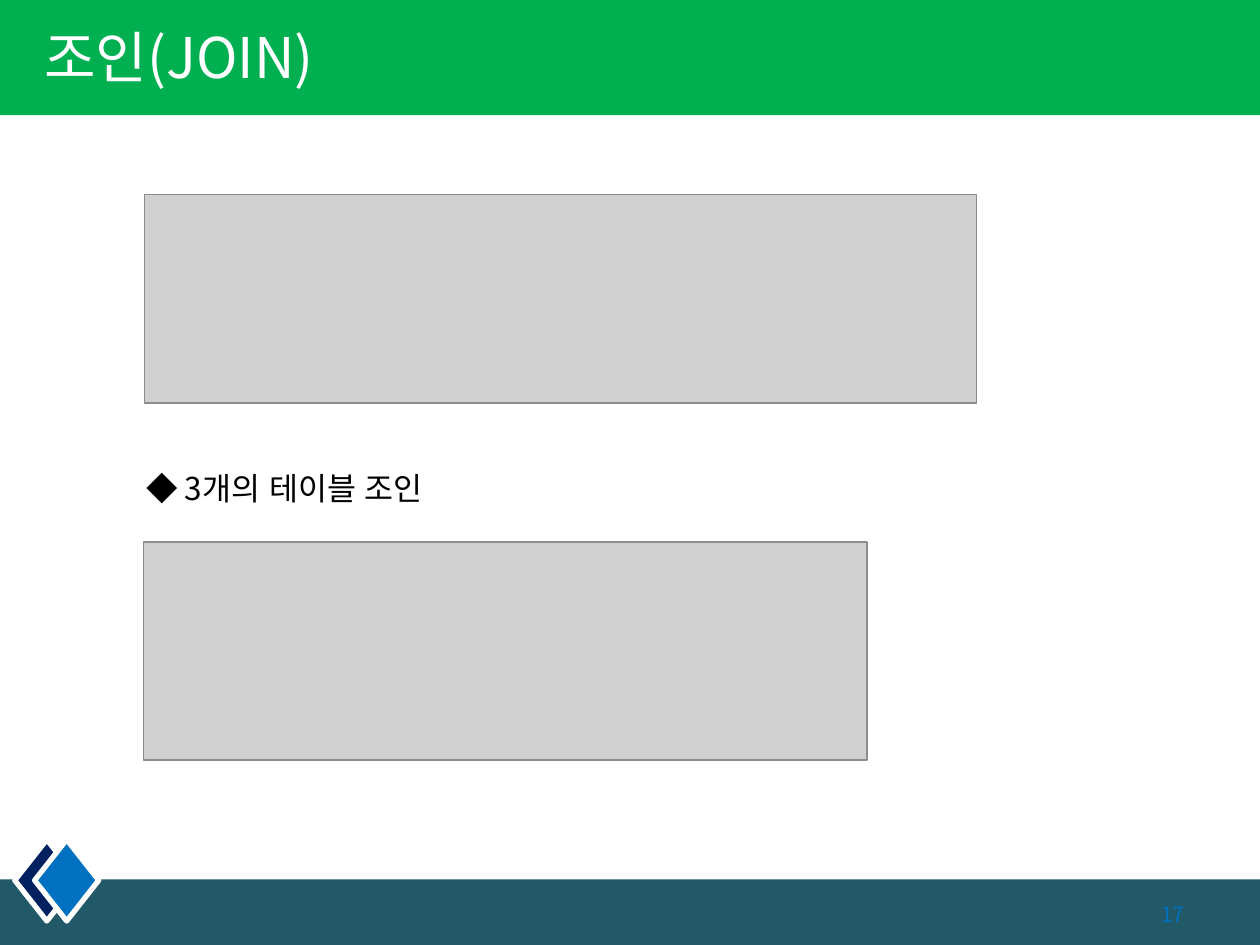
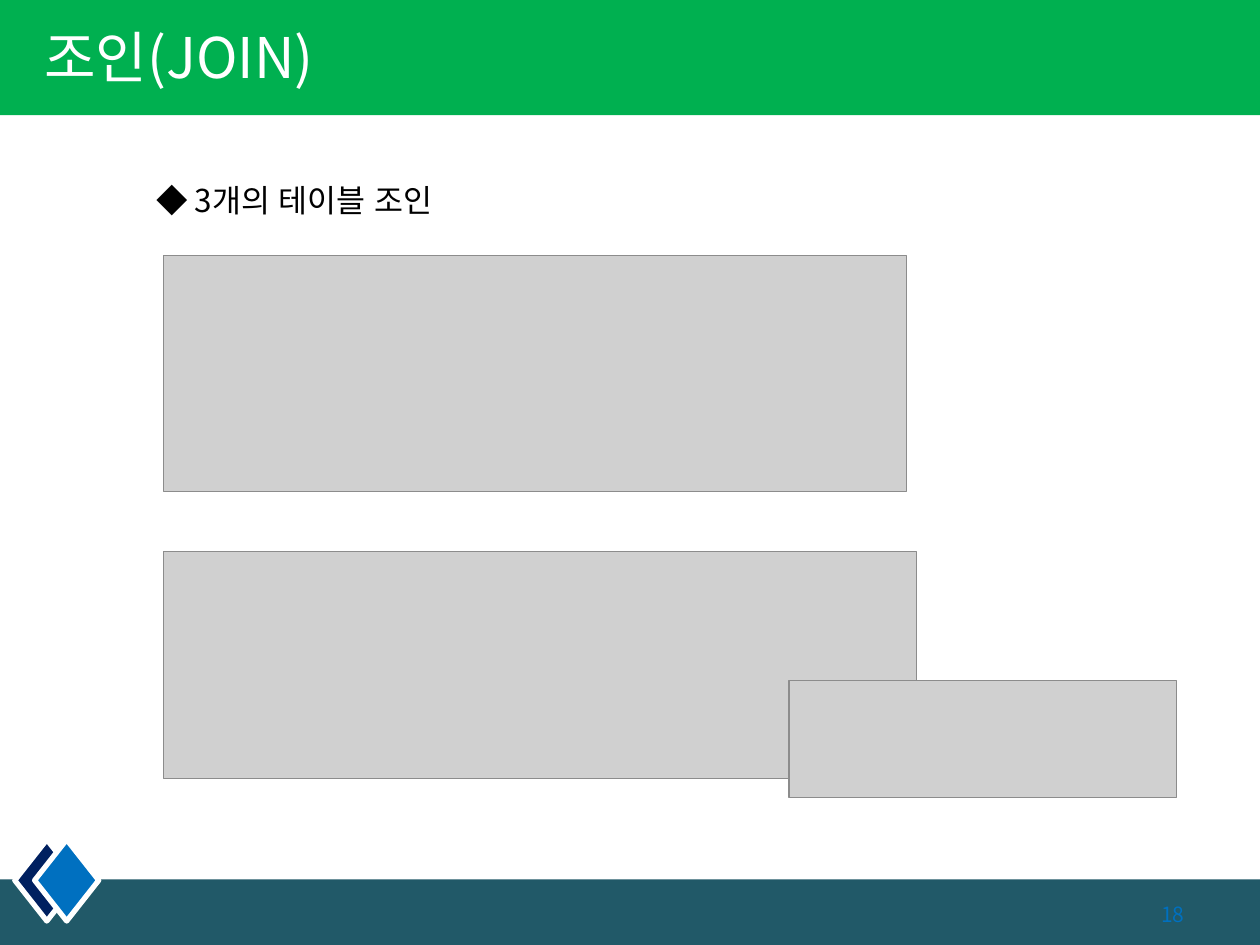
Before and after one commit to kiyongee2/green_project_web, a slide deck: slide 18 of db_ppt/4장. select_join.pptx (slide 17 before the commit). Drawn at 1260x945 pixels with LibreOffice and Linux fonts; fonts in the diff are those of the drawing; grey boxes stand for pictures. Boxes give left, top, right and bottom in pixels: in the first picture for what was removed or moved away, otherwise in the second. Text is boxed around its words. In the diff, an @@ line names an element or a change of style, - is before the commit and + after.

Commit message:
db ppt join

```diff
--- a/db_ppt/4장. select_join.pptx
+++ b/db_ppt/4장. select_join.pptx
@@ text "◆ 3개의 테이블 조인": place and size @@
-text "◆ 3개의 테이블 조인" at (185,474,423,503)
+text "◆ 3개의 테이블 조인" at (195,186,433,215)
@@ picture removed at (145,195,978,403) @@
@@ picture added at (164,256,907,491) @@
@@ picture: place and size @@
-picture at (144,542,867,760)
+picture at (164,552,917,779)
@@ picture added at (789,680,1176,798) @@
```
Also in this commit, not shown: 3 other slides changed, 3 slides added, 4 slides removed, 2 other files.
